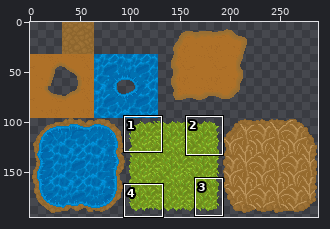
A sprite sheet gets an edit: images/tile-set.png. Above, an overview of the earlier version with the close-up marked.
Close-up. Old version:
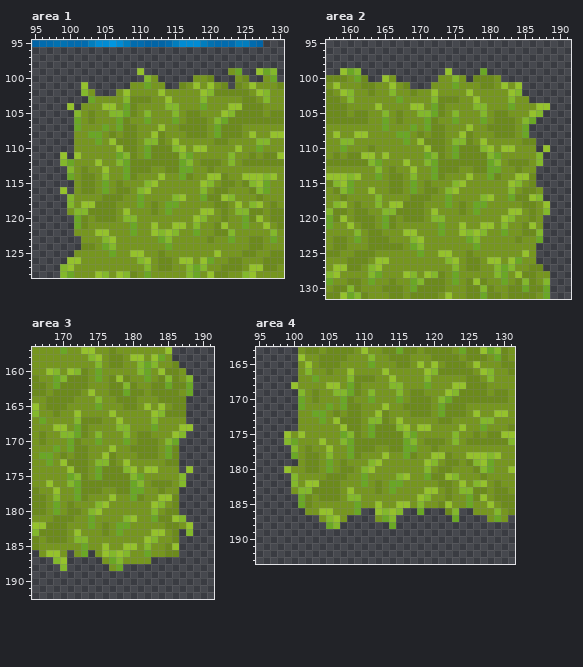
The file is 288x288 pixels. Colours within 5 levels of each other are drawn and written as one. Shown: area 1: x 95..130, y 95..128; area 2: x 157..191, y 95..131; area 3: x 166..191, y 157..192; area 4: x 95..131, y 163..193. The wide view leaves out empty margins. The commit also changed other parts of the picture, which this record leaves out.
After the commit:
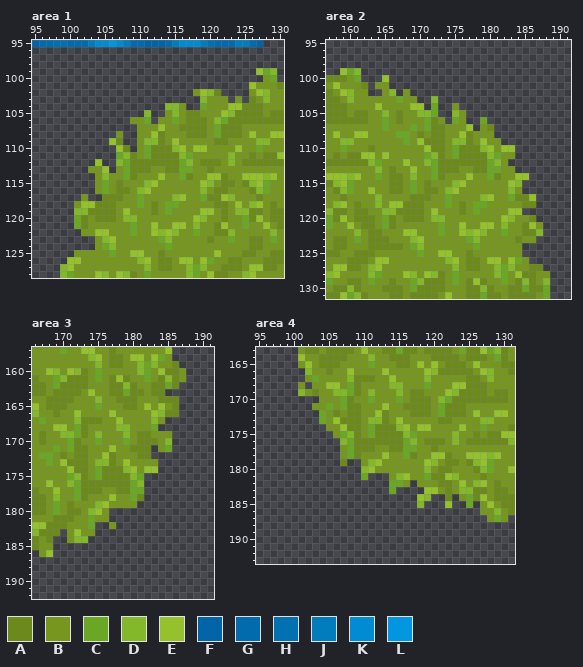
Palette (. is transparent): A #6c8a1c  B #76961f  C #6aa725  D #83b82b  E #95c22c  F #0164a6  G #016bae  H #0171b1  J #017dbd  K #018bd3  L #0196e0
Edits made:
Changed rows in their new state; - is an unchanged pixel.
Area 1:
first column x 99:
 99 -----------.------------..-
100 ------------..-----...---..
101 ---.------.....--.......-..
102 ---..---...........----....
103 ----................----.-.
104 -.-............---..-------
105 --..........-..------------
106 --........---.-------------
107 --.........----------------
108 --......-..----------------
109 --.....--..----------------
110 --......--.----------------
111 .-......-------------------
112 .....-..-------------------
113 -...---.-------------------
114 -....----------------------
115 --...----------------------
116 .-...----------------------
117 -..-..---------------------
118 -.-------------------------
119 -.-------------------------
122 --.------------------------
123 ---..----------------------
124 ---..----------------------
Area 2:
first column x 162:
 99 ------------.----.---------
100 .---.------....-....-------
101 -.--...---.............----
102 -..--.-................----
103 --------..-.............---
104 ---------.-..-.............
105 -----------..--...........-
106 ------------.--..-.......--
107 ----------------.--.....---
108 -------------------.....---
109 --------------------.....--
110 ----------------------...-.
111 ----------------------....-
112 ---------------------.....-
113 ----------------------...--
114 ------------------------.--
115 -----------------------..--
116 -----------------------...-
117 -------------------------.-
118 -------------------------..
119 -----------------------....
120 -------------------------.-
123 -------------------------.-
124 -----------------------..--
125 -----------------------..--
126 ------------------------.--
Area 3:
first column x 169:
161 -------------------.
162 ------------------..
163 ----------------....
164 ------------------.-
165 ------------------.-
166 ------------------.-
167 ----------------...-
168 ---------------.....
169 -----------------..-
170 -----------------.--
171 --------------.--.--
172 --------------....--
173 ---------------...--
174 ---------------...-.
175 -------------......-
176 -------------......-
177 -------------.....--
178 -------------.....--
179 ------------......--
180 --------..........--
181 --------...........-
182 ------..-...........
183 -.----............-.
184 ..---.............--
185 ..................--
186 ..-..-............--
187 ..-----.......------
188 -.------..----------
Area 4:
first column x 99:
166 --.-------------------------
167 --.-------------------------
168 -.-.------------------------
170 --...-----------------------
171 --..------------------------
172 --...-----------------------
173 --...-----------------------
174 --....----------------------
175 .......---------------------
176 ........--------------------
177 -.......--------------------
178 -.......--------------------
179 --......-..-----------------
180 ...........-----------------
181 -..........-...-------------
182 -..............---.---------
183 -..............-....--------
184 --.................--..-.---
185 --.................-...-..-.
186 ---........--....--.---..--.
187 -----....----...--------.---
188 ------..-------.------------
Where, in picture pixels (left, top, right, bottom), the same in both close-ups:
erased: (60, 68, 249, 250)
erased: (361, 68, 550, 264)
erased: (53, 375, 193, 571)
erased: (284, 368, 480, 529)
